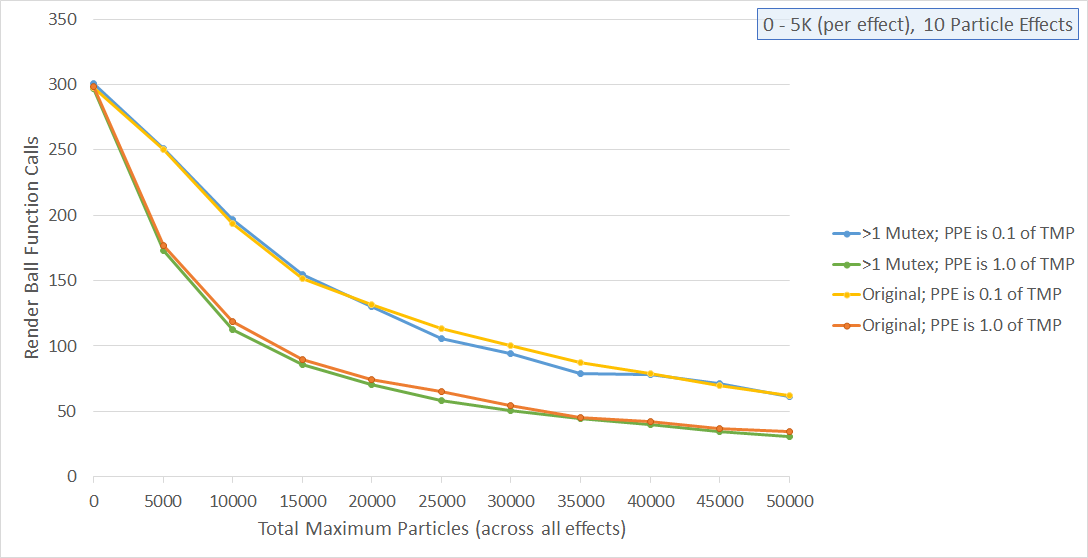
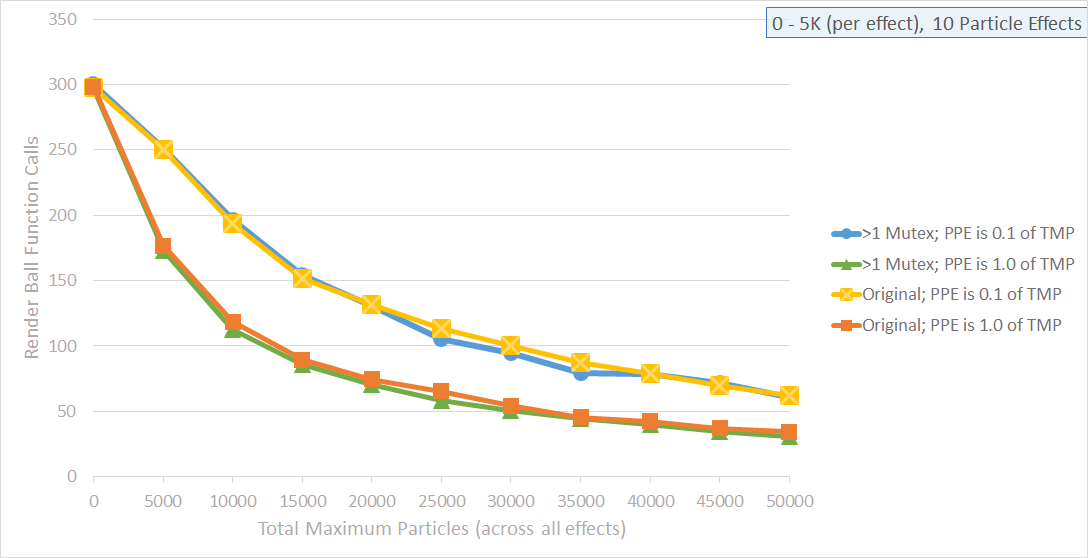
Before/after of a 1088 × 558 layered artwork. What changed in the layer stack:
added layer "Layer 3" above "Layer 2" over [23, 7, 1087, 539]
